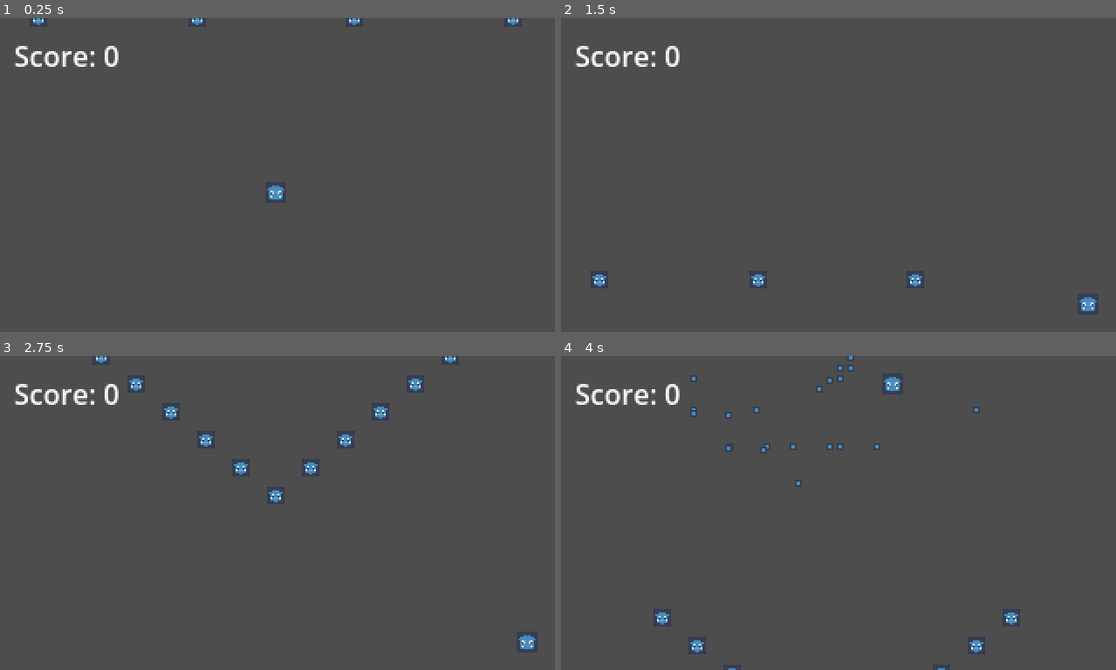
Above: before the commit, frames 1-4 (two rows, left to right).
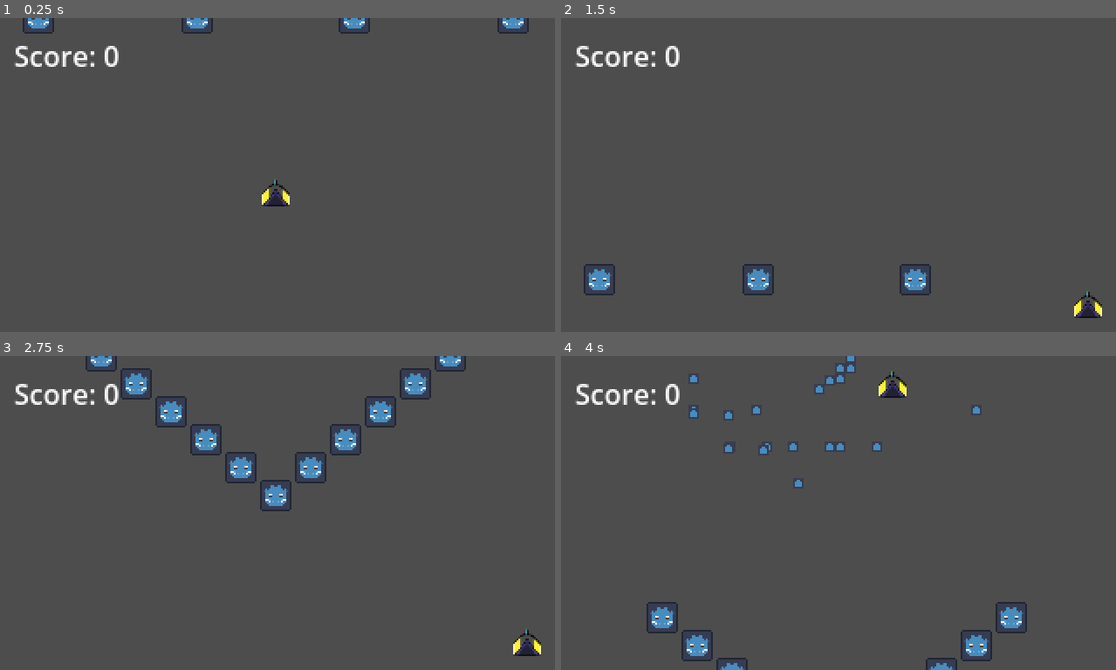
Above: after the commit, the same moments.

Repository: 4t0m15/wipshmup2
Game: Godot game, scene res://scenes/main/Main.tscn
The game is run twice, just before and just after one commit, with the same random seed, the same clock (stepped at 60 frames per second) and the same inputs.
Inputs:
- Up to frame 1 (0.25 s): no input
- Up to frame 2 (1.5 s): tap Enter (ui_accept) at 0.5, 0.77 s; hold Right (ui_right) 0.53-1.28 s; hold Down (ui_down) from 1.28 s (still down)
- Up to frame 3 (2.75 s): tap Enter (ui_accept) at 1.52 s; release Down (ui_down) at 2.03 s; hold Right (ui_right) from 2.03 s (still down)
- Up to frame 4 (4 s): release Right (ui_right) at 2.78 s; hold Up (ui_up) 2.78-3.53 s; tap Enter (ui_accept) at 3.02, 3.77 s; hold Left (ui_left) from 3.53 s (still down)

The runs differ from the first frame. In frame 1, 0.9% of the frame differs, in the area x 4-96%, y 0-60%; in frame 2, 1.1%; in frame 3, 3.1%, in the area x 15-98%, y 0-96%; in frame 4, 2.0%.

Commit message:
bug fixes and adding sprites

Diff:
--- a/wipshmup2/config/difficulty.cfg
+++ b/wipshmup2/config/difficulty.cfg
@@ -10,6 +10,7 @@
 enemy_hp_max_mult=1.5
 bullet_speed_max_mult=1.3
 pattern_density_max_mult=1.4
+pattern_cadence_max_mult=1.05
 
 [normal]
 min_rank=1.0
@@ -20,6 +21,7 @@
 enemy_hp_max_mult=2.0
 bullet_speed_max_mult=1.7
 pattern_density_max_mult=2.0
+pattern_cadence_max_mult=1.2
 
 [hard]
 min_rank=1.0
@@ -30,6 +32,7 @@
 enemy_hp_max_mult=2.5
 bullet_speed_max_mult=1.9
 pattern_density_max_mult=2.3
+pattern_cadence_max_mult=1.5
 
 [lunatic]
 min_rank=1.0
@@ -40,3 +43,4 @@
 enemy_hp_max_mult=3.0
 bullet_speed_max_mult=2.2
 pattern_density_max_mult=2.8
+pattern_cadence_max_mult=2.0
--- a/wipshmup2/project.godot
+++ b/wipshmup2/project.godot
@@ -11,9 +11,14 @@
 [application]
 
 config/name="wipshmup2"
+run/main_scene="res://scenes/main/Main.tscn"
 config/features=PackedStringArray("4.4", "GL Compatibility")
 config/icon="res://icon.svg"
-run/main_scene="res://scenes/main/Main.tscn"
+
+[autoload]
+
+DifficultyConfig="*res://scripts/DifficultyConfig.gd"
+RankManager="*res://scripts/RankManager.gd"
 
 [display]
 
@@ -21,17 +26,11 @@
 window/size/viewport_height=180
 window/size/mode="fullscreen"
 window/stretch/mode="viewport"
-window/stretch/aspect="keep"
 window/stretch/scale_mode="integer"
 
 [editor_plugins]
 
 enabled=PackedStringArray("res://addons/godot_super-wakatime/plugin.cfg")
-
-[autoload]
-
-DifficultyConfig="*res://scripts/DifficultyConfig.gd"
-RankManager="*res://scripts/RankManager.gd"
 
 [rendering]
 
--- a/wipshmup2/scenes/Bullet.tscn
+++ b/wipshmup2/scenes/Bullet.tscn
@@ -1,13 +1,11 @@
-[gd_scene load_steps=4 format=3 uid="uid://d1wey0pr7l27w"]
+[gd_scene load_steps=3 format=3 uid="uid://d1wey0pr7l27w"]
 
-[ext_resource type="Script" uid="uid://diq8wrmargwcr" path="res://scripts/bullet.gd" id="1_hsh0x"]
 [ext_resource type="Texture2D" uid="uid://bj1051brqnbw8" path="res://icon.svg" id="2_3t87s"]
 
 [sub_resource type="CircleShape2D" id="1"]
 radius = 6.0
 
 [node name="Bullet" type="Area2D"]
-script = ExtResource("1_hsh0x")
 
 [node name="Sprite2D" type="Sprite2D" parent="."]
 rotation = 3.14159
--- a/wipshmup2/scenes/Player.tscn
+++ b/wipshmup2/scenes/Player.tscn
@@ -1,7 +1,6 @@
-[gd_scene load_steps=5 format=3 uid="uid://dj6stdolab4v2"]
+[gd_scene load_steps=4 format=3 uid="uid://dj6stdolab4v2"]
 
-[ext_resource type="Script" uid="uid://daghnpd8dtkj7" path="res://scripts/player.gd" id="1_w6q3k"]
-[ext_resource type="Texture2D" uid="uid://bj1051brqnbw8" path="res://icon.svg" id="2_5p1rh"]
+[ext_resource type="Texture2D" uid="uid://blnwvbtmnf4u0" path="res://scenes/Sprite-0001.png" id="1_p0vlq"]
 
 [sub_resource type="CircleShape2D" id="1"]
 radius = 12.0
@@ -9,11 +8,10 @@
 [sub_resource type="CircleShape2D" id="2"]
 
 [node name="Player" type="CharacterBody2D"]
-script = ExtResource("1_w6q3k")
 
 [node name="Sprite2D" type="Sprite2D" parent="."]
 scale = Vector2(0.1, 0.1)
-texture = ExtResource("2_5p1rh")
+texture = ExtResource("1_p0vlq")
 
 [node name="CollisionShape2D" type="CollisionShape2D" parent="."]
 shape = SubResource("1")
--- a/wipshmup2/scenes/bullet/Bullet.gd
+++ b/wipshmup2/scenes/bullet/Bullet.gd
@@ -1,6 +1,7 @@
 extends Area2D
 
 @export var speed: float = 800.0
+@export var sprite_target_height_px: float = 8.0
 
 var direction: Vector2 = Vector2.UP
 
@@ -11,6 +12,14 @@
 		$VisibleOnScreenNotifier2D.screen_exited.connect(_on_screen_exited)
 	area_entered.connect(_on_area_entered)
 	body_entered.connect(_on_body_entered)
+	# Normalize sprite size to target height
+	if has_node("Sprite2D"):
+		var spr: Sprite2D = $Sprite2D
+		if spr and spr.texture:
+			var tex_size: Vector2i = spr.texture.get_size()
+			if tex_size.y > 0:
+				var s: float = sprite_target_height_px / float(tex_size.y)
+				spr.scale = Vector2(s, s)
 
 func _physics_process(delta: float) -> void:
 	position += direction * speed * delta
--- a/wipshmup2/scenes/bullet/EnemyBullet.gd
+++ b/wipshmup2/scenes/bullet/EnemyBullet.gd
@@ -2,6 +2,7 @@
 
 @export var speed: float = 320.0
 @export var damage: int = 1
+@export var sprite_target_height_px: float = 6.0
 
 var direction: Vector2 = Vector2.DOWN
 
@@ -12,6 +13,14 @@
 		$VisibleOnScreenNotifier2D.screen_exited.connect(_on_screen_exited)
 	area_entered.connect(_on_area_entered)
 	body_entered.connect(_on_body_entered)
+	# Normalize sprite size to target height
+	if has_node("Sprite2D"):
+		var spr: Sprite2D = $Sprite2D
+		if spr and spr.texture:
+			var tex_size: Vector2i = spr.texture.get_size()
+			if tex_size.y > 0:
+				var s: float = sprite_target_height_px / float(tex_size.y)
+				spr.scale = Vector2(s, s)
 
 func _physics_process(delta: float) -> void:
 	var speed_mult: float = 1.0
@@ -21,7 +30,11 @@
 	position += direction * speed * speed_mult * delta
 	position = position.round()
 	var viewport_rect := get_viewport_rect()
-	if position.y < -64 or position.y > viewport_rect.size.y + 64 or position.x < -64 or position.x > viewport_rect.size.x + 64:
+	var off_top: bool = position.y < -64
+	var off_bottom: bool = position.y > viewport_rect.size.y + 64
+	var off_left: bool = position.x < -64
+	var off_right: bool = position.x > viewport_rect.size.x + 64
+	if off_top or off_bottom or off_left or off_right:
 		queue_free()
 
 func _on_area_entered(area: Area2D) -> void:
--- a/wipshmup2/scenes/enemy/Enemy.gd
+++ b/wipshmup2/scenes/enemy/Enemy.gd
@@ -6,6 +6,7 @@
 @export var speed: float = 150.0
 @export var hp: int = 1
 @export var points: int = 100
+@export var sprite_target_height_px: float = 18.0
 
 func _ready() -> void:
 	add_to_group("enemy")
@@ -19,6 +20,14 @@
 		var hp_mult: float = rm.get_enemy_hp_multiplier()
 		speed *= speed_mult
 		hp = int(ceil(float(hp) * hp_mult))
+	# Normalize sprite size to target height
+	if has_node("Sprite2D"):
+		var spr: Sprite2D = $Sprite2D
+		if spr and spr.texture:
+			var tex_size: Vector2i = spr.texture.get_size()
+			if tex_size.y > 0:
+				var s: float = sprite_target_height_px / float(tex_size.y)
+				spr.scale = Vector2(s, s)
 
 func _physics_process(delta: float) -> void:
 	position.y += speed * delta
--- a/wipshmup2/scenes/player/Player.gd
+++ b/wipshmup2/scenes/player/Player.gd
@@ -4,6 +4,7 @@
 
 @export var speed: float = 400.0
 @export var fire_cooldown_s: float = 0.15
+@export var sprite_target_height_px: float = 20.0
 
 const BULLET_SCENE: PackedScene = preload("res://scenes/bullet/Bullet.tscn")
 
@@ -15,6 +16,14 @@
 	if has_node("Hurtbox"):
 		$Hurtbox.add_to_group("player_hurtbox")
 		$Hurtbox.area_entered.connect(_on_hurtbox_area_entered)
+	# Normalize sprite size to target height
+	if has_node("Sprite2D"):
+		var spr: Sprite2D = $Sprite2D
+		if spr and spr.texture:
+			var tex_size: Vector2i = spr.texture.get_size()
+			if tex_size.y > 0:
+				var s: float = sprite_target_height_px / float(tex_size.y)
+				spr.scale = Vector2(s, s)
 
 func _physics_process(_delta: float) -> void:
 	if not _alive:
--- a/wipshmup2/scenes/player/Player.tscn
+++ b/wipshmup2/scenes/player/Player.tscn
@@ -1,7 +1,7 @@
-[gd_scene load_steps=5 format=3]
+[gd_scene load_steps=5 format=3 uid="uid://dwsoi382u7q"]
 
-[ext_resource type="Script" path="res://scenes/player/Player.gd" id="1_w6q3k"]
-[ext_resource type="Texture2D" path="res://images/player.svg" id="2_5p1rh"]
+[ext_resource type="Script" uid="uid://xdlybxlv74j2" path="res://scenes/player/Player.gd" id="1_w6q3k"]
+[ext_resource type="Texture2D" uid="uid://blnwvbtmnf4u0" path="res://scenes/Sprite-0001.png" id="2_gfjak"]
 
 [sub_resource type="CircleShape2D" id="1"]
 radius = 12.0
@@ -13,7 +13,7 @@
 
 [node name="Sprite2D" type="Sprite2D" parent="."]
 scale = Vector2(0.1, 0.1)
-texture = ExtResource("2_5p1rh")
+texture = ExtResource("2_gfjak")
 
 [node name="CollisionShape2D" type="CollisionShape2D" parent="."]
 shape = SubResource("1")
--- a/wipshmup2/scripts/BossBase.gd
+++ b/wipshmup2/scripts/BossBase.gd
@@ -18,6 +18,10 @@
 	area_entered.connect(_on_area_entered)
 	body_entered.connect(_on_body_entered)
 	hp = max_hp
+	var rm := get_node_or_null("/root/RankManager")
+	if rm and rm.has_method("get_enemy_hp_multiplier"):
+		var hp_mult: float = rm.get_enemy_hp_multiplier()
+		hp = int(ceil(float(max_hp) * hp_mult))
 	start_battle()
 
 func start_battle() -> void:
--- a/wipshmup2/scripts/BulletPatterns.gd
+++ b/wipshmup2/scripts/BulletPatterns.gd
@@ -6,6 +6,11 @@
 static func _get_density_multiplier() -> float:
 	if typeof(RankManager) != TYPE_NIL and RankManager.has_method("get_pattern_density_multiplier"):
 		return float(RankManager.get_pattern_density_multiplier())
+	return 1.0
+
+static func _get_cadence_multiplier() -> float:
+	if typeof(RankManager) != TYPE_NIL and RankManager.has_method("get_pattern_cadence_multiplier"):
+		return max(0.001, float(RankManager.get_pattern_cadence_multiplier()))
 	return 1.0
 
 static func _spawn_bullet(node: Node, position: Vector2, direction: Vector2, speed: float) -> void:
@@ -100,6 +105,8 @@
 	var start_rad: float = deg_to_rad(start_degrees)
 	var end_rad: float = deg_to_rad(end_degrees)
 	var step_time: float = duration_s / float(steps)
+	var cadence: float = _get_cadence_multiplier()
+	step_time = step_time / cadence
 	var mult: float = _get_density_multiplier()
 	var bps: int = max(1, int(round(float(bullets_per_step) * mult)))
 	for i in range(steps):
@@ -124,14 +131,16 @@
 	if duration_s <= 0.0 or interval_s <= 0.0:
 		return
 	var elapsed: float = 0.0
+	var cadence: float = _get_cadence_multiplier()
+	var iv: float = interval_s / cadence
 	while elapsed < duration_s:
 		if not is_instance_valid(origin_node) or not is_instance_valid(target_node):
 			return
 		var origin: Vector2 = origin_node.global_position
 		var to_target: Vector2 = (target_node.global_position - origin).normalized()
 		_spawn_bullet(node, origin, to_target, speed)
-		await _await_seconds_from_some_tree(node, origin_node, interval_s)
-		elapsed += interval_s
+		await _await_seconds_from_some_tree(node, origin_node, iv)
+		elapsed += iv
 
 
 	# Cross-hatched waves: alternate diagonal fans to create a lattice
@@ -148,6 +157,8 @@
 		return
 	var mult: float = _get_density_multiplier()
 	var bpf: int = max(1, int(round(float(bullets_per_fan) * mult)))
+	var cadence: float = _get_cadence_multiplier()
+	var iv: float = interval_s / cadence
 	for i in range(waves):
 		if not is_instance_valid(origin_node):
 			return
@@ -155,13 +166,13 @@
 		# First diagonal (\) then opposite (/)
 		fire_fan(node, origin, bpf, spread_degrees, -45.0, speed)
 		fire_fan(node, origin, bpf, spread_degrees, 135.0, speed)
-		await _await_seconds_from_some_tree(node, origin_node, interval_s)
+		await _await_seconds_from_some_tree(node, origin_node, iv)
 		if not is_instance_valid(origin_node):
 			return
 		origin = origin_node.global_position
 		fire_fan(node, origin, bpf, spread_degrees, 45.0, speed)
 		fire_fan(node, origin, bpf, spread_degrees, -135.0, speed)
-		await _await_seconds_from_some_tree(node, origin_node, interval_s)
+		await _await_seconds_from_some_tree(node, origin_node, iv)
 
 
 	# Rotating ring bursts with incremental rotation offset per burst
@@ -177,6 +188,8 @@
 	if bursts <= 0:
 		return
 	var angle: float = 0.0
+	var cadence: float = _get_cadence_multiplier()
+	var iv: float = interval_s / cadence
 	for i in range(bursts):
 		if not is_instance_valid(origin_node):
 			return
@@ -185,7 +198,7 @@
 		var count: int = max(1, int(round(float(bullets_per_ring) * mult)))
 		fire_ring(node, origin, count, speed, deg_to_rad(angle))
 		angle += rotation_step_degrees
-		await _await_seconds_from_some_tree(node, origin_node, interval_s)
+		await _await_seconds_from_some_tree(node, origin_node, iv)
 
 
 	# Fixed-direction rapid "laser-like" stream by emitting fast bullets in a line
@@ -201,13 +214,15 @@
 		return
 	var elapsed: float = 0.0
 	var dir: Vector2 = Vector2.RIGHT.rotated(deg_to_rad(angle_degrees)).normalized()
+	var cadence: float = _get_cadence_multiplier()
+	var iv: float = interval_s / cadence
 	while elapsed < duration_s:
 		if not is_instance_valid(origin_node):
 			return
 		var origin: Vector2 = origin_node.global_position
 		_spawn_bullet(node, origin, dir, speed)
-		await _await_seconds_from_some_tree(node, origin_node, interval_s)
-		elapsed += interval_s
+		await _await_seconds_from_some_tree(node, origin_node, iv)
+		elapsed += iv
 
 
 	# Two fixed beams separated by an angular offset, emitted concurrently
@@ -227,11 +242,13 @@
 	var ang_b: float = base_angle_degrees + separation_degrees * 0.5
 	var dir_a: Vector2 = Vector2.RIGHT.rotated(deg_to_rad(ang_a)).normalized()
 	var dir_b: Vector2 = Vector2.RIGHT.rotated(deg_to_rad(ang_b)).normalized()
+	var cadence: float = _get_cadence_multiplier()
+	var iv: float = interval_s / cadence
 	while elapsed < duration_s:
 		if not is_instance_valid(origin_node):
 			return
 		var origin: Vector2 = origin_node.global_position
 		_spawn_bullet(node, origin, dir_a, speed)
 		_spawn_bullet(node, origin, dir_b, speed)
-		await _await_seconds_from_some_tree(node, origin_node, interval_s)
-		elapsed += interval_s
+		await _await_seconds_from_some_tree(node, origin_node, iv)
+		elapsed += iv
--- a/wipshmup2/scripts/DifficultyConfig.gd
+++ b/wipshmup2/scripts/DifficultyConfig.gd
@@ -10,7 +10,6 @@
 var _cfg: ConfigFile = ConfigFile.new()
 var _loaded: bool = false
 var _current: String = "normal"
-
 func _ready() -> void:
 	_load()
 
@@ -57,5 +56,6 @@
 		"enemy_speed_max_mult": float(_get_value_for_current("enemy_speed_max_mult", 1.8)),
 		"enemy_hp_max_mult": float(_get_value_for_current("enemy_hp_max_mult", 2.0)),
 		"bullet_speed_max_mult": float(_get_value_for_current("bullet_speed_max_mult", 1.7)),
-		"pattern_density_max_mult": float(_get_value_for_current("pattern_density_max_mult", 2.0))
+		"pattern_density_max_mult": float(_get_value_for_current("pattern_density_max_mult", 2.0)),
+		"pattern_cadence_max_mult": float(_get_value_for_current("pattern_cadence_max_mult", 1.0))
 	}
--- a/wipshmup2/scripts/RankManager.gd
+++ b/wipshmup2/scripts/RankManager.gd
@@ -13,6 +13,7 @@
 var enemy_hp_max_mult: float = 2.0
 var bullet_speed_max_mult: float = 1.7
 var pattern_density_max_mult: float = 2.0
+var pattern_cadence_max_mult: float = 1.0
 
 func _ready() -> void:
 	# Load tuning from DifficultyConfig if available
@@ -29,6 +30,7 @@
 		enemy_hp_max_mult = float(caps.get("enemy_hp_max_mult", enemy_hp_max_mult))
 		bullet_speed_max_mult = float(caps.get("bullet_speed_max_mult", bullet_speed_max_mult))
 		pattern_density_max_mult = float(caps.get("pattern_density_max_mult", pattern_density_max_mult))
+		pattern_cadence_max_mult = float(caps.get("pattern_cadence_max_mult", pattern_cadence_max_mult))
 	rank = min_rank
 
 func _process(delta: float) -> void:
@@ -56,6 +58,9 @@
 func get_pattern_density_multiplier() -> float:
 	return lerp(1.0, pattern_density_max_mult, _normalized_rank())
 
+func get_pattern_cadence_multiplier() -> float:
+	return lerp(1.0, pattern_cadence_max_mult, _normalized_rank())
+
 func _normalized_rank() -> float:
 	if max_rank <= min_rank:
 		return 0.0
Binary file added: wipshmup2/scenes/Sprite-0001.png
Not shown, added: wipshmup2/scenes/Sprite-0001.png.import
